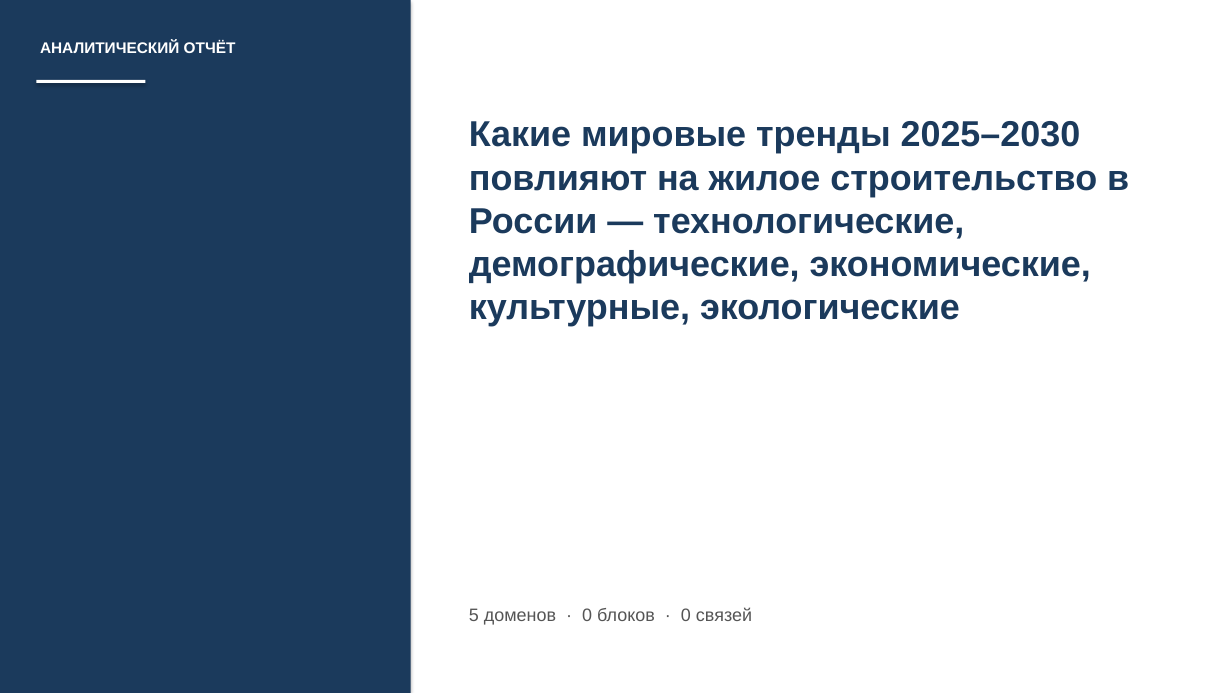
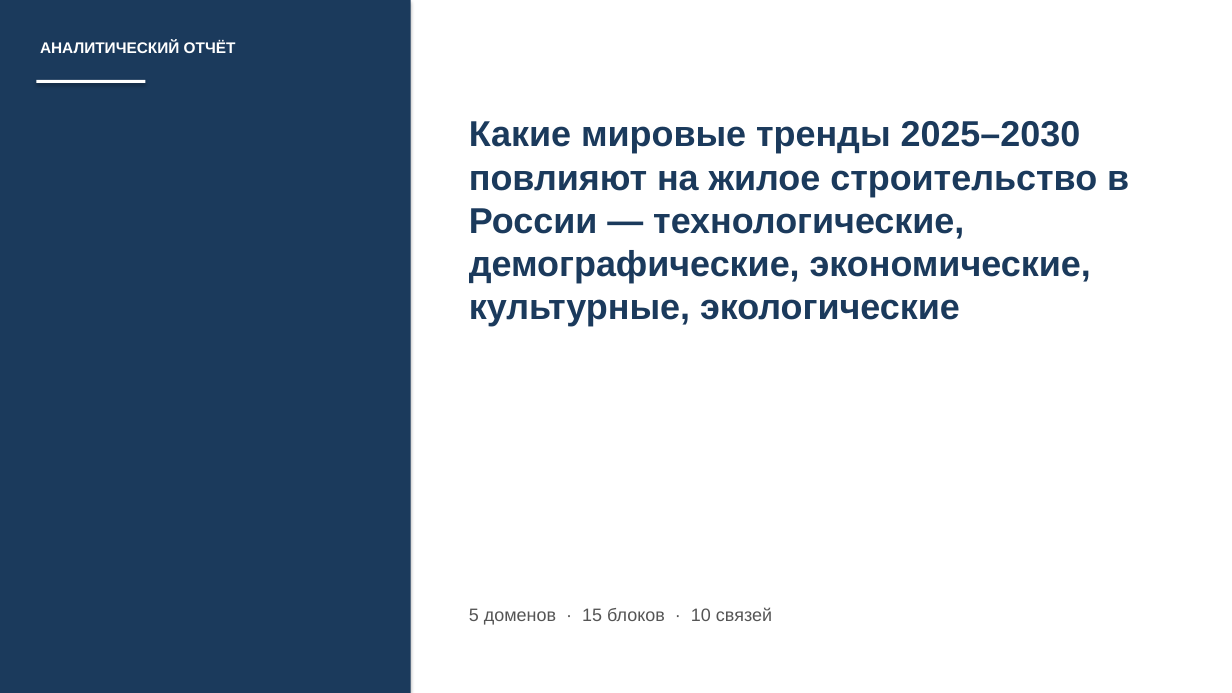
Before and after one commit to druzhkin/smart-report, a slide deck: slide 1 of reports/20260415-world-trends-housing.pptx. Drawn at 1232x693 pixels with LibreOffice and Linux fonts; fonts in the diff are those of the drawing. Boxes give left, top, right and bottom in pixels: in the first picture for what was removed or moved away, otherwise in the second. Text is boxed around its words. In the diff, an @@ line names an element or a change of style, - is before the commit and + after.

```diff
--- a/reports/20260415-world-trends-housing.pptx
+++ b/reports/20260415-world-trends-housing.pptx
@@ text at bbox=[469, 608, 772, 625]: text changed @@
-5 доменов · 0 блоков · 0 связей
+5 доменов · 15 блоков · 10 связей
```
Also in this commit, not shown: 2 other slides changed, 9 slides added, 1 slide removed, 9 other files.
